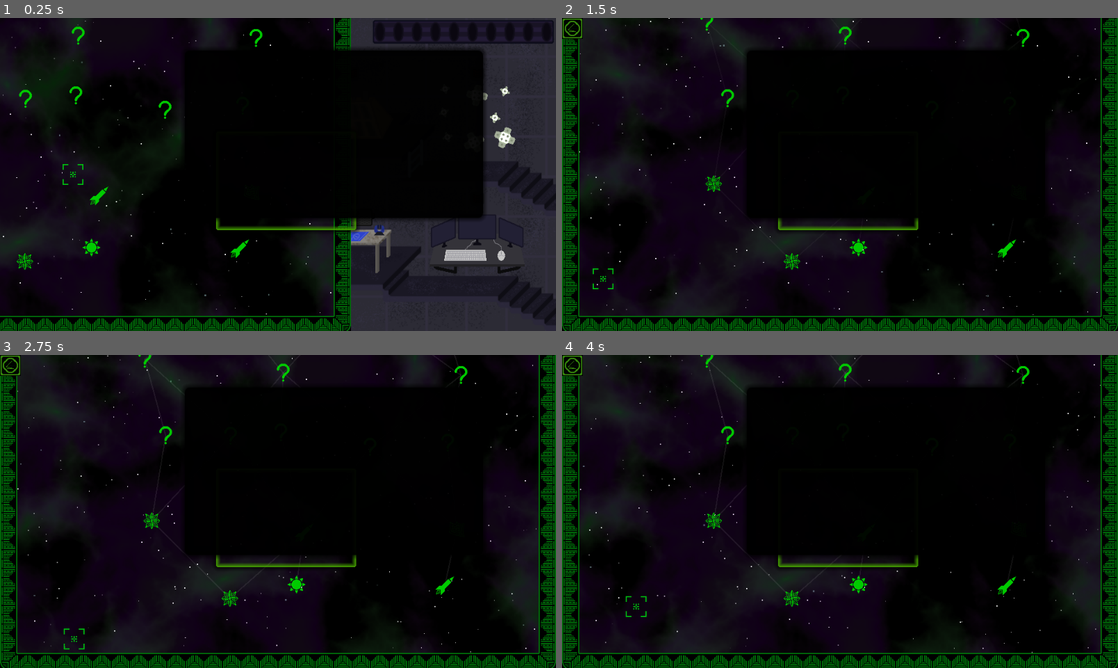
Above: before the commit, frames 1-4 (two rows, left to right).
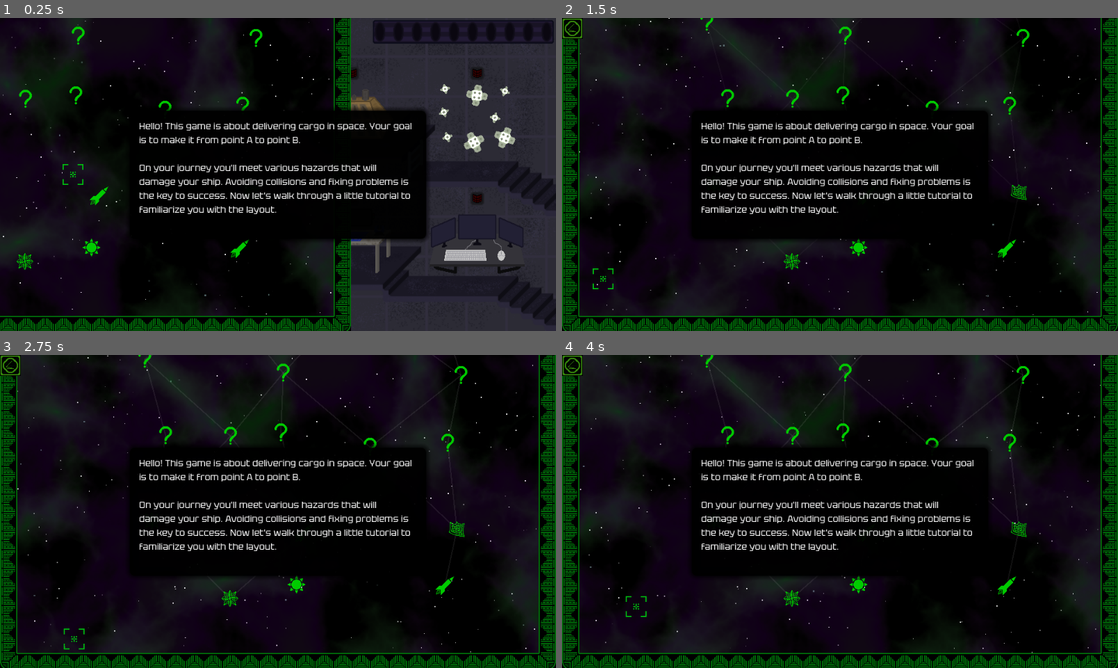
Above: after the commit, the same moments.

Repository: kedalovo/-SG-Spaceship-Management
Game: Godot game, scene res://Game Scene/Game.tscn
Same seed, same stepped clock (60 frames per second), same inputs: the game is played once before the commit and once after it.
Inputs (mouse positions are in pixels of both pictures, inside the frame that each line leads up to):
- Up to frame 1 (0.25 s): no input
- Up to frame 2 (1.5 s): move the mouse to (962, 158) at 0.52 s; hold Right (right) 0.53-1.25 s; hold ` (test) 0.53-1.25 s; click (962, 158) at 0.67 s; click (600, 277) at 1.25 s
- Up to frame 3 (2.75 s): click (72, 639) at 2 s
- Up to frame 4 (4 s): click (667, 614) at 2.75 s; click (634, 605) at 3.5 s

The runs differ from the first frame. In frame 1, 14% of the frame differs, in the area x 22-88%, y 9-72%; in frame 2, 8.2%; in frame 3, 8.3%; in frame 4, 8.3%.

Commit message:
Working on tutorial. Added EN text for most of the tutorial.

Diff:
--- a/Game Scene/Game.tscn
+++ b/Game Scene/Game.tscn
@@ -568,6 +568,218 @@
 [sub_resource type="StyleBoxFlat" id="StyleBoxFlat_erfaq"]
 bg_color = Color(0, 0, 0, 0.784314)
 
+[sub_resource type="Animation" id="Animation_2rtb3"]
+resource_name = "tutorial_1_introduction"
+step = 0.1
+tracks/0/type = "value"
+tracks/0/imported = false
+tracks/0/enabled = true
+tracks/0/path = NodePath("PanelContainer/Label:text")
+tracks/0/interp = 1
+tracks/0/loop_wrap = true
+tracks/0/keys = {
+"times": PackedFloat32Array(0),
+"transitions": PackedFloat32Array(1),
+"update": 1,
+"values": ["Hello! This game is about delivering cargo in space. Your goal is to make it from point A to point B.
+
+On your journey you'll meet various hazards that will damage your ship. Avoiding collisions and fixing problems is the key to success. Now let's walk through a little tutorial to familiarize you with the layout."]
+}
+
+[sub_resource type="Animation" id="Animation_bxdar"]
+length = 0.001
+tracks/0/type = "value"
+tracks/0/imported = false
+tracks/0/enabled = true
+tracks/0/path = NodePath("PanelContainer/Label:text")
+tracks/0/interp = 1
+tracks/0/loop_wrap = true
+tracks/0/keys = {
+"times": PackedFloat32Array(0),
+"transitions": PackedFloat32Array(1),
+"update": 1,
+"values": ["Hello! This game is about delivering cargo in space. Your goal is to make it from point A to point B.
+
+On your journey you'll meet various hazards that will damage your ship. Avoiding collisions and fixing problems is the key to success. Now let's walk through a little tutorial to familiarize you with the layout."]
+}
+
+[sub_resource type="Animation" id="Animation_58m03"]
+resource_name = "tutorial_2_map"
+step = 0.1
+tracks/0/type = "value"
+tracks/0/imported = false
+tracks/0/enabled = true
+tracks/0/path = NodePath("PanelContainer/Label:text")
+tracks/0/interp = 1
+tracks/0/loop_wrap = true
+tracks/0/keys = {
+"times": PackedFloat32Array(0),
+"transitions": PackedFloat32Array(1),
+"update": 1,
+"values": ["Every game starts with a map. Map consists of locations and connections. You can choose any starting location (if there are several), but next location can only be a connected one.
+
+Hovering over a close location will reveal dangers in it, so that you can plan where to go next.
+
+For now let's pick any starting location."]
+}
+
+[sub_resource type="Animation" id="Animation_mot0g"]
+resource_name = "tutorial_3_timer"
+step = 0.1
+tracks/0/type = "value"
+tracks/0/imported = false
+tracks/0/enabled = true
+tracks/0/path = NodePath("PanelContainer/Label:text")
+tracks/0/interp = 1
+tracks/0/loop_wrap = true
+tracks/0/keys = {
+"times": PackedFloat32Array(0),
+"transitions": PackedFloat32Array(1),
+"update": 1,
+"values": ["Every round is timed for 3 minutes (180 seconds). Once the timer runs out, you get to proceed. However, if you damage your ship too much before timer runs out, you lose."]
+}
+
+[sub_resource type="Animation" id="Animation_6m7qd"]
+resource_name = "tutorial_4_controls"
+step = 0.1
+tracks/0/type = "value"
+tracks/0/imported = false
+tracks/0/enabled = true
+tracks/0/path = NodePath("PanelContainer/Label:text")
+tracks/0/interp = 1
+tracks/0/loop_wrap = true
+tracks/0/keys = {
+"times": PackedFloat32Array(0),
+"transitions": PackedFloat32Array(1),
+"update": 1,
+"values": ["Look at the control panel. It has 4 directional buttons so that you can move your ship. Movement is handled in a grid of 3 by 3. Try moving your ship by pressing these!"]
+}
+
+[sub_resource type="Animation" id="Animation_ln1jp"]
+resource_name = "tutorial_5_coins"
+step = 0.1
+tracks/0/type = "value"
+tracks/0/imported = false
+tracks/0/enabled = true
+tracks/0/path = NodePath("PanelContainer/Label:text")
+tracks/0/interp = 1
+tracks/0/loop_wrap = true
+tracks/0/keys = {
+"times": PackedFloat32Array(0),
+"transitions": PackedFloat32Array(1),
+"update": 1,
+"values": ["While traversing space, you may find coins. Collect them to increase your balance (in the top right). You can't have more than 10 coins at any time.
+
+Try catching a coin now."]
+}
+
+[sub_resource type="Animation" id="Animation_jy3pr"]
+resource_name = "tutorial_6_shop"
+step = 0.1
+tracks/0/type = "value"
+tracks/0/imported = false
+tracks/0/enabled = true
+tracks/0/path = NodePath("PanelContainer/Label:text")
+tracks/0/interp = 1
+tracks/0/loop_wrap = true
+tracks/0/keys = {
+"times": PackedFloat32Array(0),
+"transitions": PackedFloat32Array(1),
+"update": 1,
+"values": ["Coins can be used to purchase various upgrades and consumables in the shop. You enter shop automatically every time you successfully finish a round.
+
+Catch as many coins as you can - some resources are essential to keep the ship running."]
+}
+
+[sub_resource type="Animation" id="Animation_j45ha"]
+resource_name = "tutorial_7_systems"
+step = 0.1
+tracks/0/type = "value"
+tracks/0/imported = false
+tracks/0/enabled = true
+tracks/0/path = NodePath("PanelContainer/Label:text")
+tracks/0/interp = 1
+tracks/0/loop_wrap = true
+tracks/0/keys = {
+"times": PackedFloat32Array(0),
+"transitions": PackedFloat32Array(1),
+"update": 1,
+"values": ["These are all of your ship's systems. Take care of them and you'll finish the game.
+
+Now we'll walk through every system, how it can be broken and how it can be fixed. Click on the system when it's highlighted."]
+}
+
+[sub_resource type="Animation" id="Animation_g577g"]
+resource_name = "tutorial_7_1_life_support"
+step = 0.1
+tracks/0/type = "value"
+tracks/0/imported = false
+tracks/0/enabled = true
+tracks/0/path = NodePath("PanelContainer/Label:text")
+tracks/0/interp = 1
+tracks/0/loop_wrap = true
+tracks/0/keys = {
+"times": PackedFloat32Array(0),
+"transitions": PackedFloat32Array(1),
+"update": 1,
+"values": ["This is life support. It cannot be completely broken, but when the warning light is on - it means the algae in the burner is burning faster.
+
+Talking about algae - tank on the left keeps your algae to burn it on the right. You need to constantly supply the system with fresh algae so that you have oxygen and heat.
+
+Burned algae can be disposed off at the top right compartment."]
+}
+
+[sub_resource type="Animation" id="Animation_jrccx"]
+resource_name = "tutorial_7_2_engines"
+step = 0.1
+tracks/0/type = "value"
+tracks/0/imported = false
+tracks/0/enabled = true
+tracks/0/path = NodePath("PanelContainer/Label:text")
+tracks/0/interp = 1
+tracks/0/loop_wrap = true
+tracks/0/keys = {
+"times": PackedFloat32Array(0),
+"transitions": PackedFloat32Array(1),
+"update": 1,
+"values": ["Engines system keeps your engines running, but physical damage can break you cells.
+
+Just like in life support, supply fresh cells into the system and get rid of empty or broken ones to keep the engines running."]
+}
+
+[sub_resource type="Animation" id="Animation_wu1lq"]
+resource_name = "tutorial_7_3_hull"
+step = 0.1
+tracks/0/type = "value"
+tracks/0/imported = false
+tracks/0/enabled = true
+tracks/0/path = NodePath("PanelContainer/Label:text")
+tracks/0/interp = 1
+tracks/0/loop_wrap = true
+tracks/0/keys = {
+"times": PackedFloat32Array(0),
+"transitions": PackedFloat32Array(1),
+"update": 1,
+"values": ["Hull system represents your ships hull. When taking hits, holes in the hull might form and they need to be patched.
+
+Drag a patch from the bottom left to the hole. After that, install the patch by pressing the 4 bracings on each side."]
+}
+
+[sub_resource type="AnimationLibrary" id="AnimationLibrary_dtdha"]
+_data = {
+"RESET": SubResource("Animation_bxdar"),
+"tutorial_1_introduction": SubResource("Animation_2rtb3"),
+"tutorial_2_map": SubResource("Animation_58m03"),
+"tutorial_3_timer": SubResource("Animation_mot0g"),
+"tutorial_4_controls": SubResource("Animation_6m7qd"),
+"tutorial_5_coins": SubResource("Animation_ln1jp"),
+"tutorial_6_shop": SubResource("Animation_jy3pr"),
+"tutorial_7_1_life_support": SubResource("Animation_g577g"),
+"tutorial_7_2_engines": SubResource("Animation_jrccx"),
+"tutorial_7_3_hull": SubResource("Animation_wu1lq"),
+"tutorial_7_systems": SubResource("Animation_j45ha")
+}
+
 [sub_resource type="StyleBoxFlat" id="StyleBoxFlat_jkf77"]
 draw_center = false
 border_width_left = 8
@@ -1293,8 +1505,12 @@
 [node name="Tutorial" type="Node" parent="."]
 
 [node name="Animator" type="AnimationPlayer" parent="Tutorial"]
+libraries = {
+"": SubResource("AnimationLibrary_dtdha")
+}
 
 [node name="Selection" type="Panel" parent="Tutorial"]
+visible = false
 z_index = 20
 offset_left = 373.0
 offset_top = 196.0
@@ -1304,17 +1520,26 @@
 
 [node name="PanelContainer" type="PanelContainer" parent="Tutorial"]
 z_index = 20
-offset_left = 319.0
-offset_top = 56.0
-offset_right = 834.0
-offset_bottom = 345.0
+anchors_preset = 8
+anchor_left = 0.5
+anchor_top = 0.5
+anchor_right = 0.5
+anchor_bottom = 0.5
+offset_left = -256.0
+offset_top = -110.0
+offset_right = 256.0
+offset_bottom = 111.0
+grow_horizontal = 2
+grow_vertical = 2
 theme = ExtResource("54_bi7ny")
 theme_override_styles/panel = SubResource("StyleBoxFlat_hgbde")
 
 [node name="Label" type="Label" parent="Tutorial/PanelContainer"]
-custom_minimum_size = Vector2(483, 257)
 layout_mode = 2
 size_flags_vertical = 1
+text = "Hello! This game is about delivering cargo in space. Your goal is to make it from point A to point B.
+
+On your journey you'll meet various hazards that will damage your ship. Avoiding collisions and fixing problems is the key to success. Now let's walk through a little tutorial to familiarize you with the layout."
 autowrap_mode = 3
 
 [connection signal="coin_got" from="Cabin/SubViewportContainer/SubViewport/Space" to="." method="_on_space_coin_got"]
Not shown: 1 places in Game Scene/Game.tscn that only renumber resources
